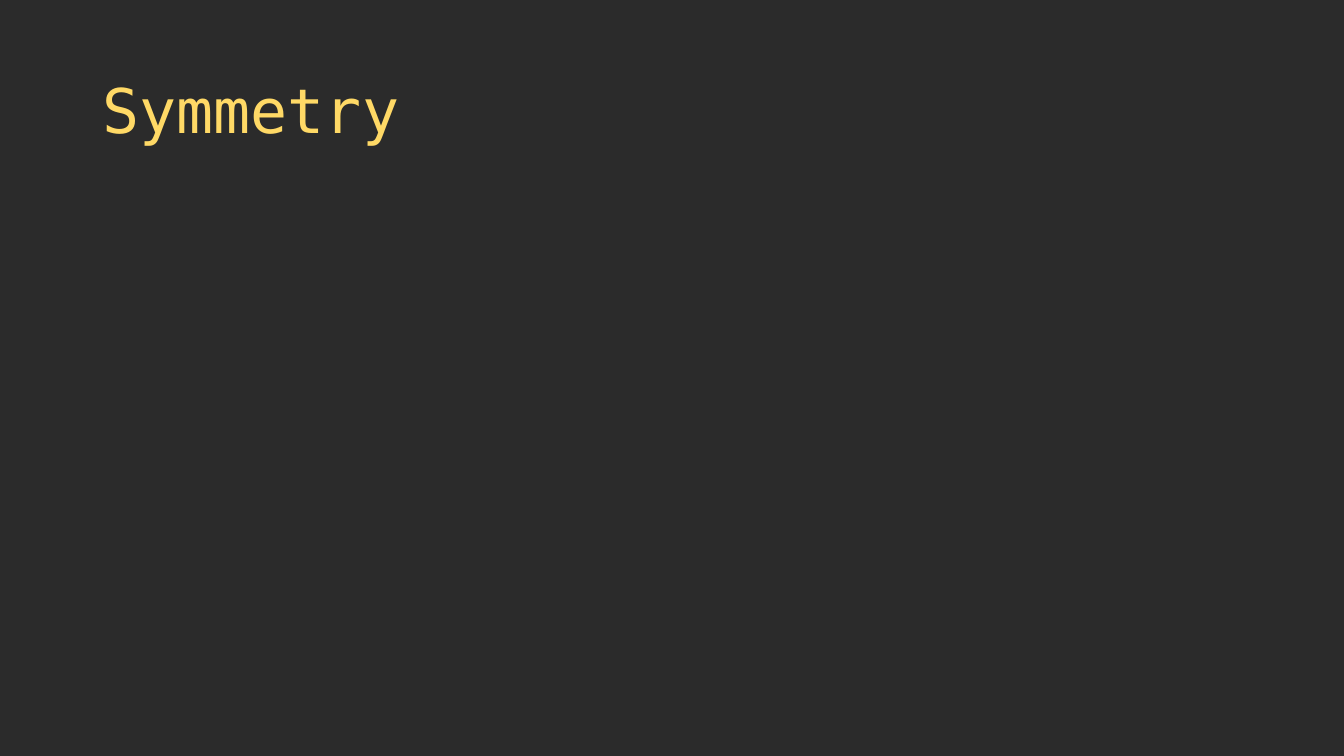
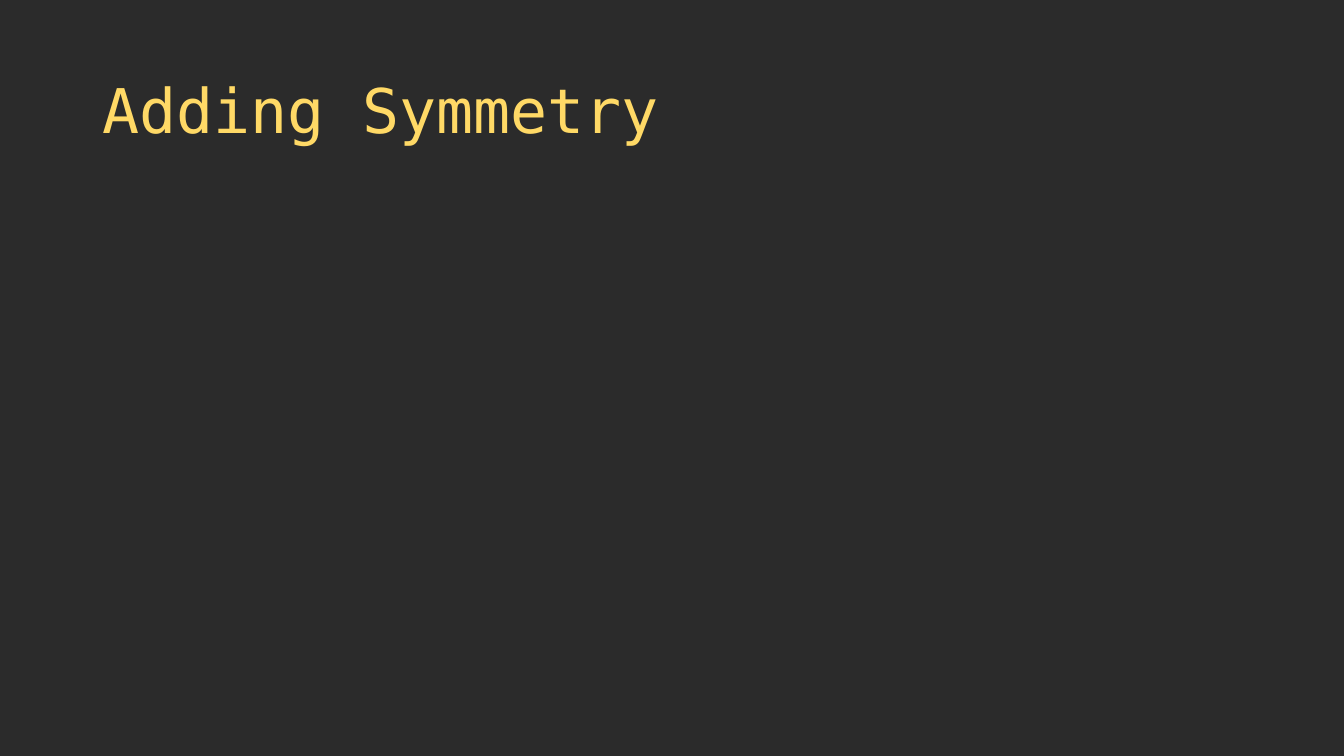
Before and after one commit to thebracket/roguelike-celebration-2020, a slide deck: slide 34 of Procedural Map Generation Techniques.pptx (slide 33 before the commit). Drawn at 1344x756 pixels with LibreOffice and Linux fonts; fonts in the diff are those of the drawing; background and template pictures are left out; a plain dark background stands for a picture behind light text. Boxes give left, top, right and bottom in pixels: in the first picture for what was removed or moved away, otherwise in the second. Text is boxed around its words. In the diff, an @@ line names an element or a change of style, - is before the commit and + after.

```diff
--- a/Procedural Map Generation Techniques.pptx
+++ b/Procedural Map Generation Techniques.pptx
@@ title at box(102, 86, 659, 146): text changed @@
-Symmetry
+Adding Symmetry
```
Also in this commit, not shown: 3 other slides changed, 1 slide added, 5 slides removed.
